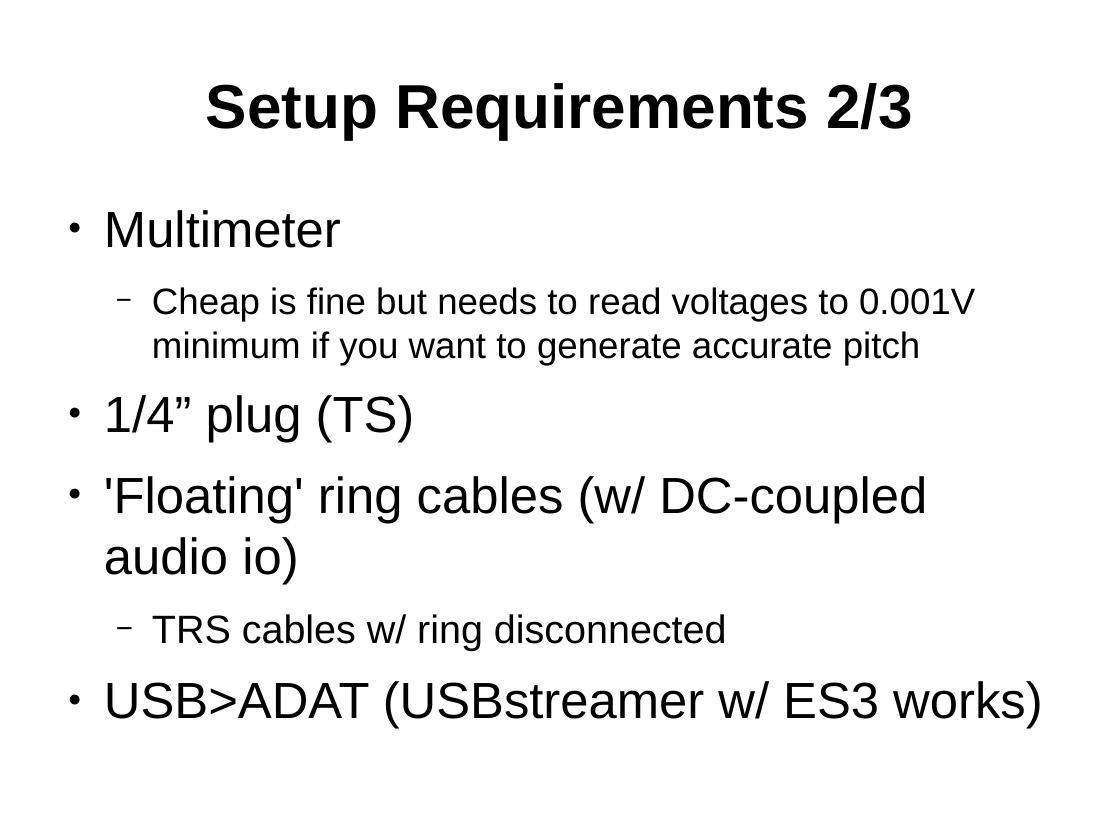
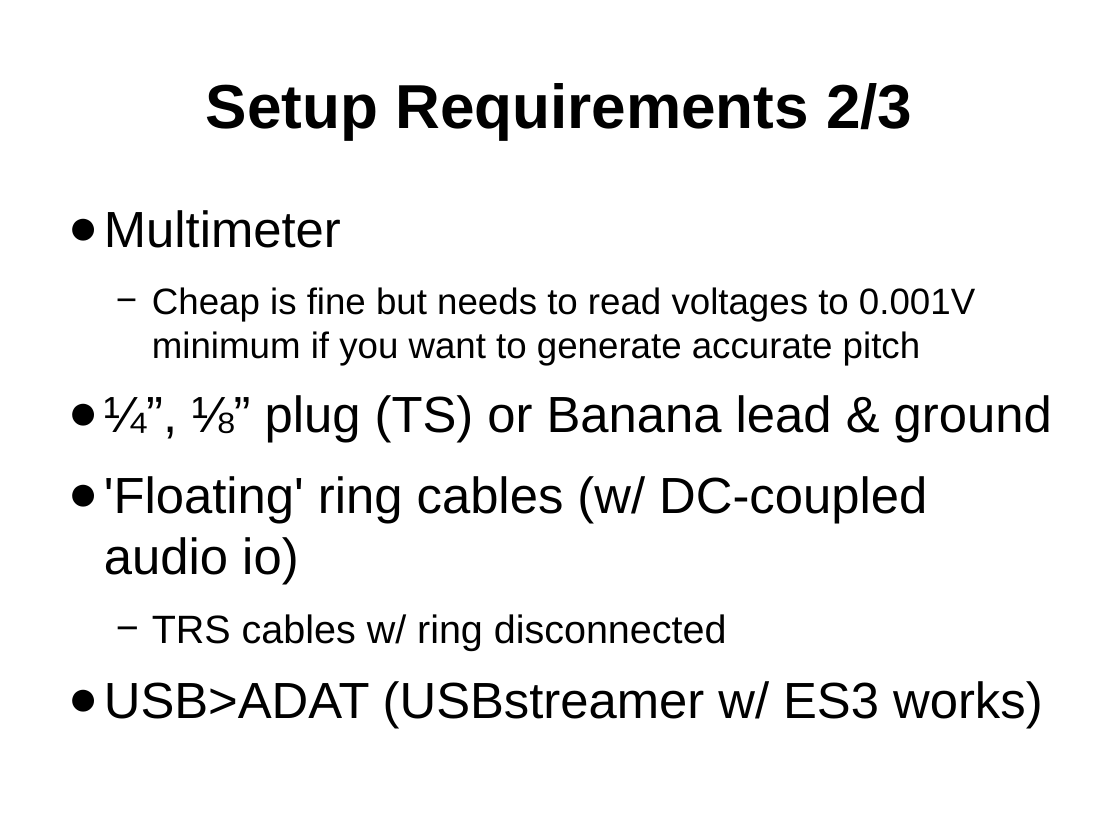
Before and after one commit to adadu/ctrlModularsSC, a slide deck: slide 6 of ctrlModularsSC_patchwerks2019sept7.odp. Drawn at 1120x840 pixels with LibreOffice and Linux fonts; fonts in the diff are those of the drawing. Boxes give left, top, right and bottom in pixels: in the first picture for what was removed or moved away, otherwise in the second. Text is boxed around its words. In the diff, an @@ line names an element or a change of style, - is before the commit and + after.

```diff
--- a/ctrlModularsSC_patchwerks2019sept7.odp
+++ b/ctrlModularsSC_patchwerks2019sept7.odp
@@ text at (x1=104, y1=210, x2=1043, y2=729): less space between paragraphs; more space between paragraphs @@
@@ text at (x1=104, y1=395, x2=1052, y2=442): text changed @@
-● 1/4” plug (TS)
+● ¼”, ⅛” plug (TS) or Banana lead & ground
```
Also in this commit, not shown: 13 other slides changed, 1 other file.
